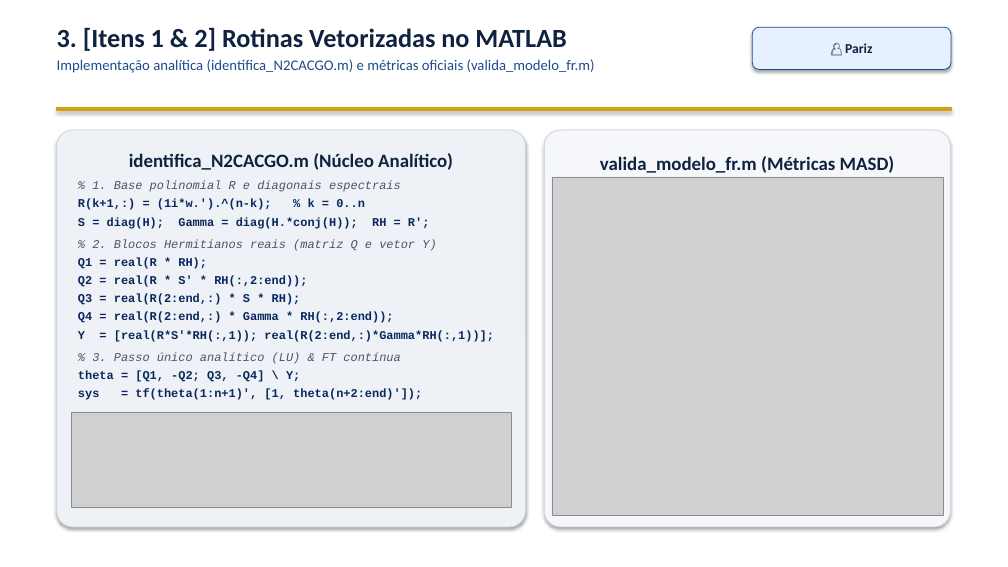
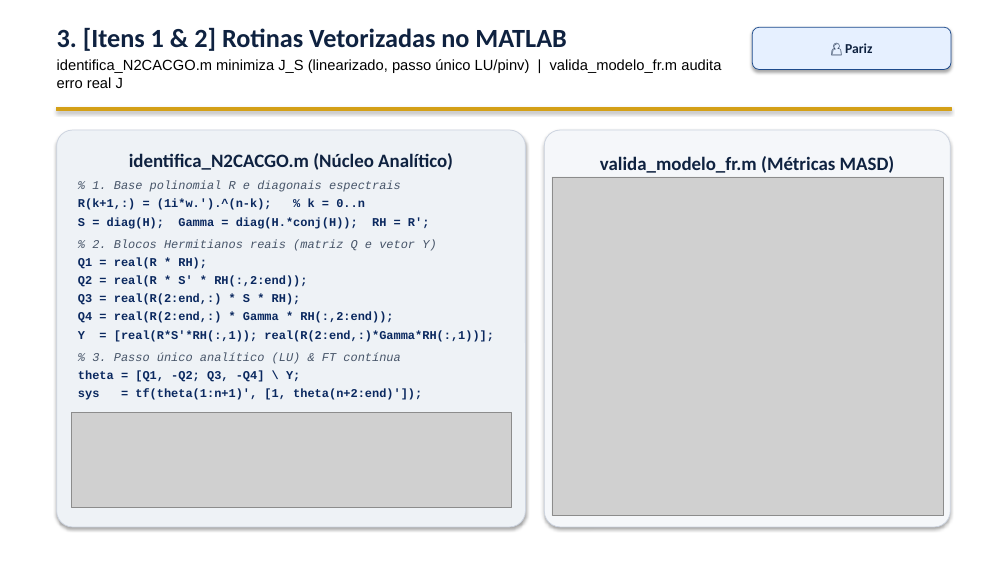
Before and after one commit to VPariz/masd-identificacao-n2cacgo, a slide deck: slide 4 of apresentacao/apresentacao_MASD_N2CACGO_IME.pptx. Drawn at 1008x567 pixels with LibreOffice and Linux fonts; fonts in the diff are those of the drawing; grey boxes stand for pictures. Boxes give left, top, right and bottom in pixels: in the first picture for what was removed or moved away, otherwise in the second. Text is boxed around its words. In the diff, an @@ line names an element or a change of style, - is before the commit and + after.

Commit message:
Update online slides: clarify Slides 4/6/7/8 + add RMSE Fase column on Slide 10

```diff
--- a/apresentacao/apresentacao_MASD_N2CACGO_IME.pptx
+++ b/apresentacao/apresentacao_MASD_N2CACGO_IME.pptx
@@ text at (57,59,721,88): text changed; font Calibri to Arial; text colour #1E4B8C to #000000 @@
-Implementação analítica (identifica_N2CACGO.m) e métricas oficiais (valida_modelo_fr.m)
+identifica_N2CACGO.m minimiza J_S (linearizado, passo único LU/pinv) | valida_modelo_fr.m audita erro real J
```
Also in this commit, not shown: 4 other slides changed, 1 other file.
